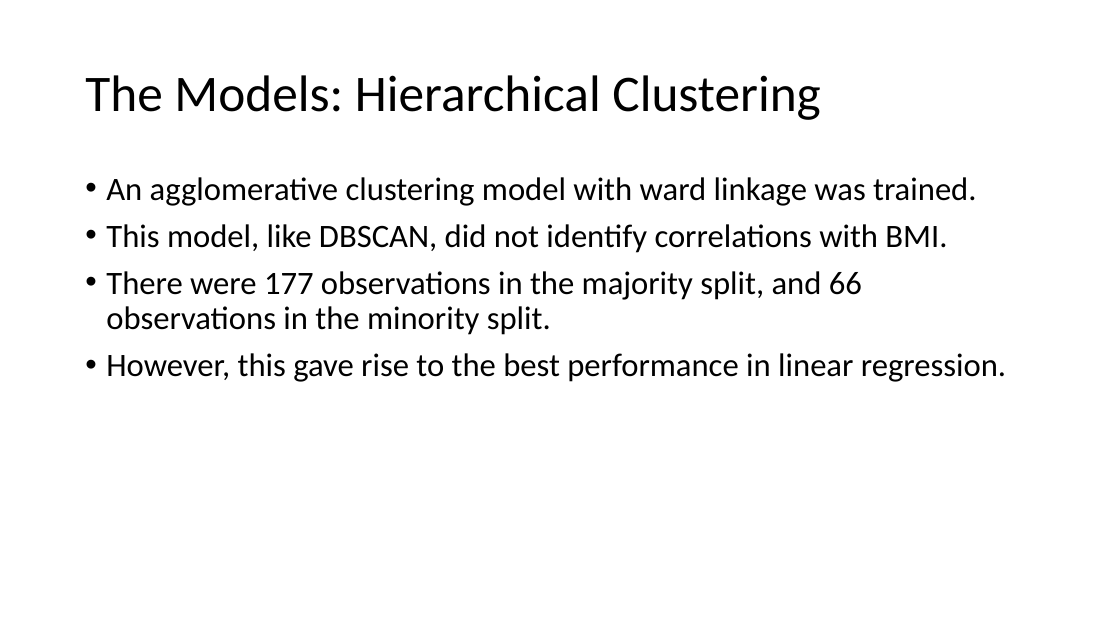
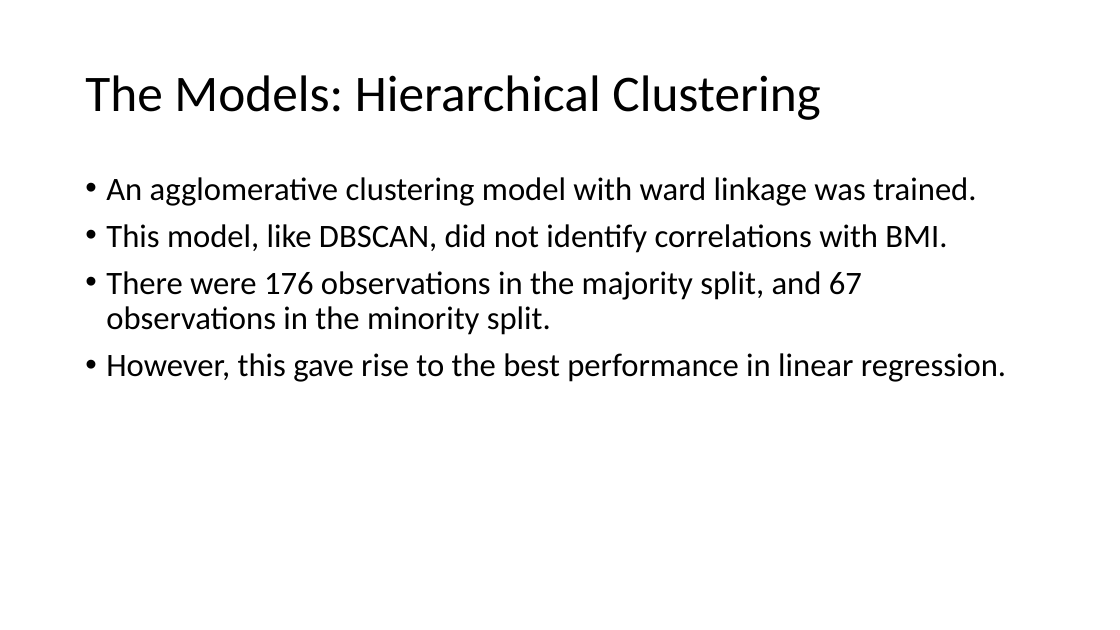
Before and after one commit to M-Matrona/IBM-Machine-Learning-Course, a slide deck: slide 16 of Course_4_Unsupervised_Learning/Classification_Project_Body_Fat_Prediction.pptx. Drawn at 1120x630 pixels with LibreOffice and Linux fonts; fonts in the diff are those of the drawing. Boxes give left, top, right and bottom in pixels: in the first picture for what was removed or moved away, otherwise in the second. Text is boxed around its words. In the diff, an @@ line names an element or a change of style, - is before the commit and + after.

```diff
--- a/Course_4_Unsupervised_Learning/Classification_Project_Body_Fat_Prediction.pptx
+++ b/Course_4_Unsupervised_Learning/Classification_Project_Body_Fat_Prediction.pptx
@@ text at (106, 271, 862, 335): text changed @@
-• There were 177 observations in the majority split, and 66 observations in the minority split.
+• There were 176 observations in the majority split, and 67 observations in the minority split.
```
Also in this commit, not shown: 10 other slides changed, 2 slides added, 2 slides removed, 4 other files.
